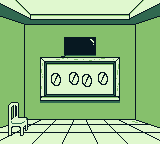
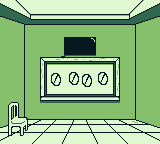
Layer changes from the first 160px x 144px image to the second:
painted on "fg2" over [90, 38, 95, 45]